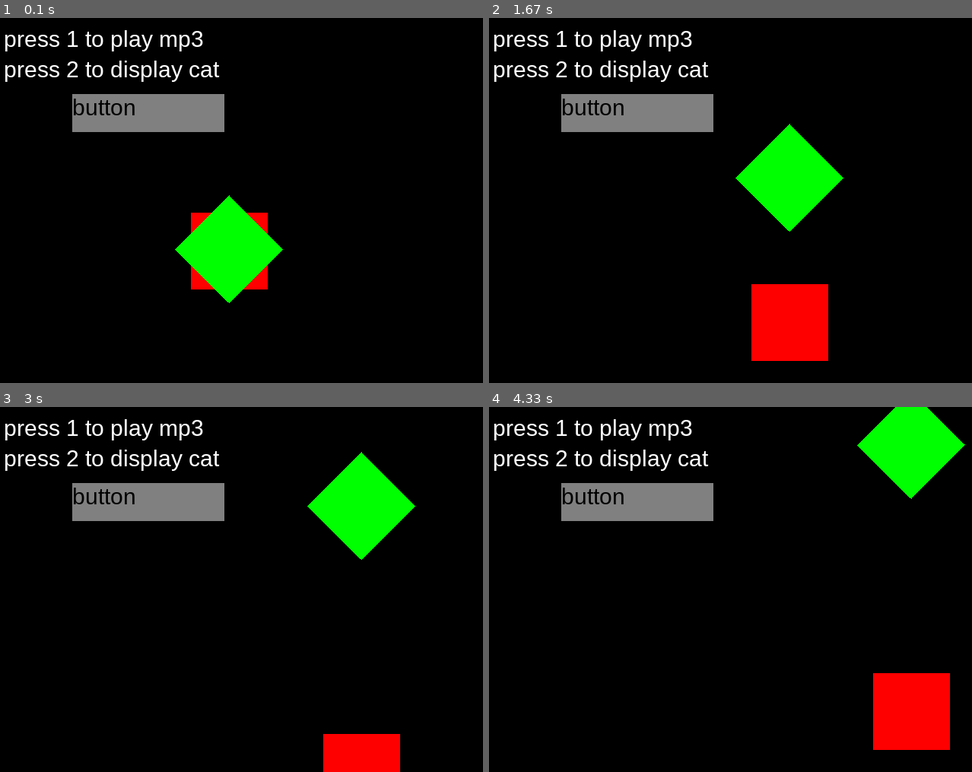
Above: before the commit, frames 1-4 (two rows, left to right).
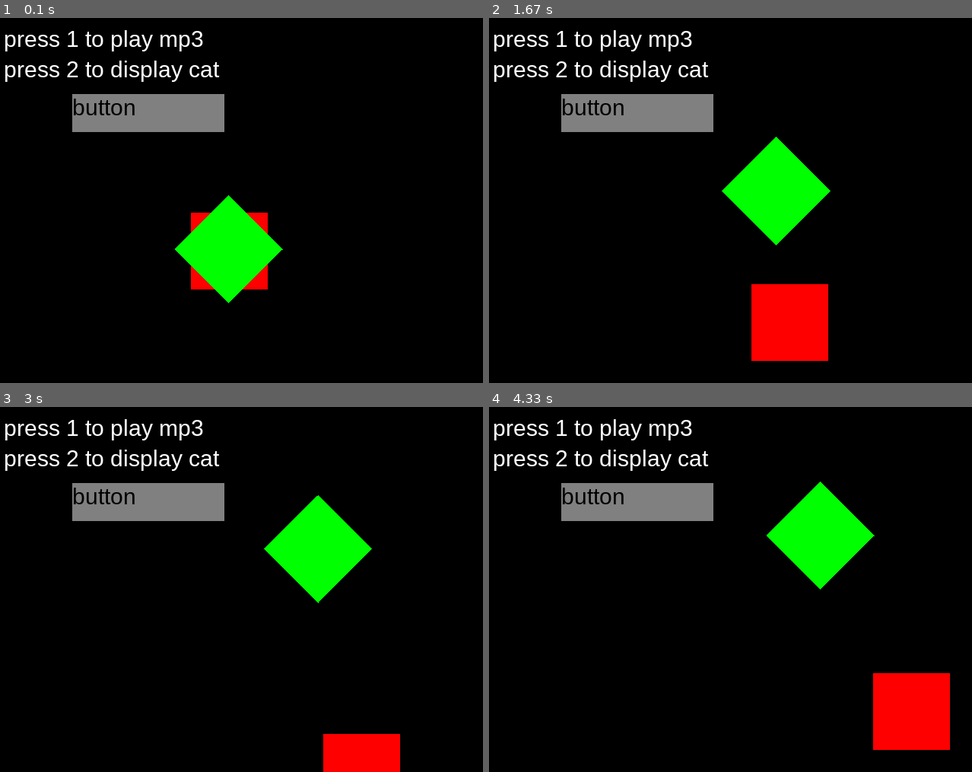
Above: after the commit, the same moments.

Repository: pbh980915/python-2022-pygame-form
Game: pygame game, started from App.py
Two runs of this game, one before a commit and one after it. Both use one fixed random seed, a clock stepped at 60 frames per second and the inputs below.
Inputs (mouse positions are in pixels of both pictures, inside the frame that each line leads up to):
- Up to frame 1 (0.1 s): no input
- Up to frame 2 (1.67 s): press the mouse at (638, 112) at 0.37 s; move the mouse to (672, 105) at 0.47 s; release the mouse at (711, 101) at 0.6 s; tap 2 at 0.67 s; tap 1 at 1.5 s
- Up to frame 3 (3 s): no input
- Up to frame 4 (4.33 s): no input

The runs differ from the first frame. In frame 1, less than 0.1% of the frame differs, in the area x 36-59%, y 48-79%; in frame 2, 1.6%; in frame 3, 5.3%; in frame 4, 6.5%, in the area x 57-99%, y 0-50%.

Commit message:
add friction sample

Diff:
--- a/App.py
+++ b/App.py
@@ -34,6 +34,7 @@
         self.obj2.fixtureOrigin *= 10
         self.obj2.langle = 45
         self.obj2.set_fixture_angle(self.obj2.langle)
+        self.obj2.friction = 0.005
 
 
 
